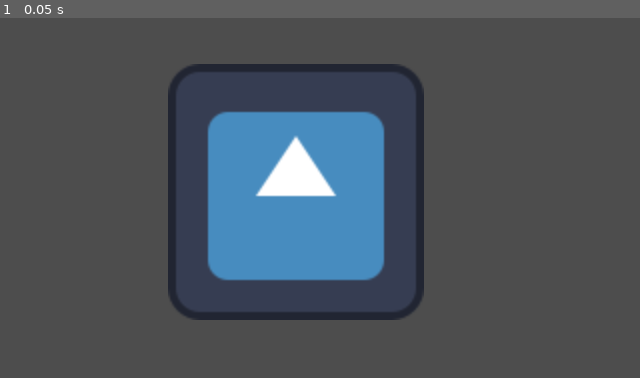
Above: before the commit, frame 1.
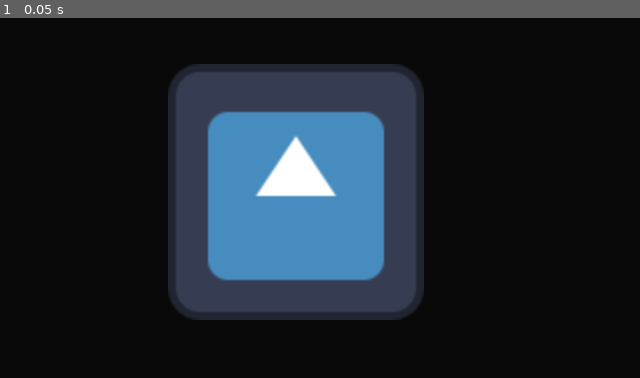
Above: after the commit, the same moment.

Repository: AgainstLightning/wrong_pong
Game: Godot game, scene res://Main.tscn
Two runs of this game, one before a commit and one after it. Both use one fixed random seed, a clock stepped at 60 frames per second and the inputs below. The engine's default icon, where the game draws it, is replaced by a stand-in: a white triangle on a blue panel in a dark square.
Inputs:
- Up to frame 1 (0.05 s): no input

The runs differ from the first frame. In frame 1, 72% of the frame differs, in the area x 0-100%, y 0-100%.

Commit message:
testing size

Diff:
--- a/Main.tscn
+++ b/Main.tscn
@@ -7,3 +7,19 @@
 [node name="Icon" type="Sprite2D" parent="."]
 position = Vector2(148, 87)
 texture = ExtResource("1_4yu7i")
+
+[node name="Icon2" type="Sprite2D" parent="."]
+position = Vector2(828, 387)
+texture = ExtResource("1_4yu7i")
+
+[node name="Icon3" type="Sprite2D" parent="."]
+position = Vector2(840, -41)
+texture = ExtResource("1_4yu7i")
+
+[node name="Icon4" type="Sprite2D" parent="."]
+position = Vector2(277, 535)
+texture = ExtResource("1_4yu7i")
+
+[node name="Icon5" type="Sprite2D" parent="."]
+position = Vector2(1810, 756)
+texture = ExtResource("1_4yu7i")
--- a/project.godot
+++ b/project.godot
@@ -25,3 +25,4 @@
 
 renderer/rendering_method="gl_compatibility"
 renderer/rendering_method.mobile="gl_compatibility"
+environment/defaults/default_clear_color=Color(0.0338533, 0.0338533, 0.0338533, 1)
